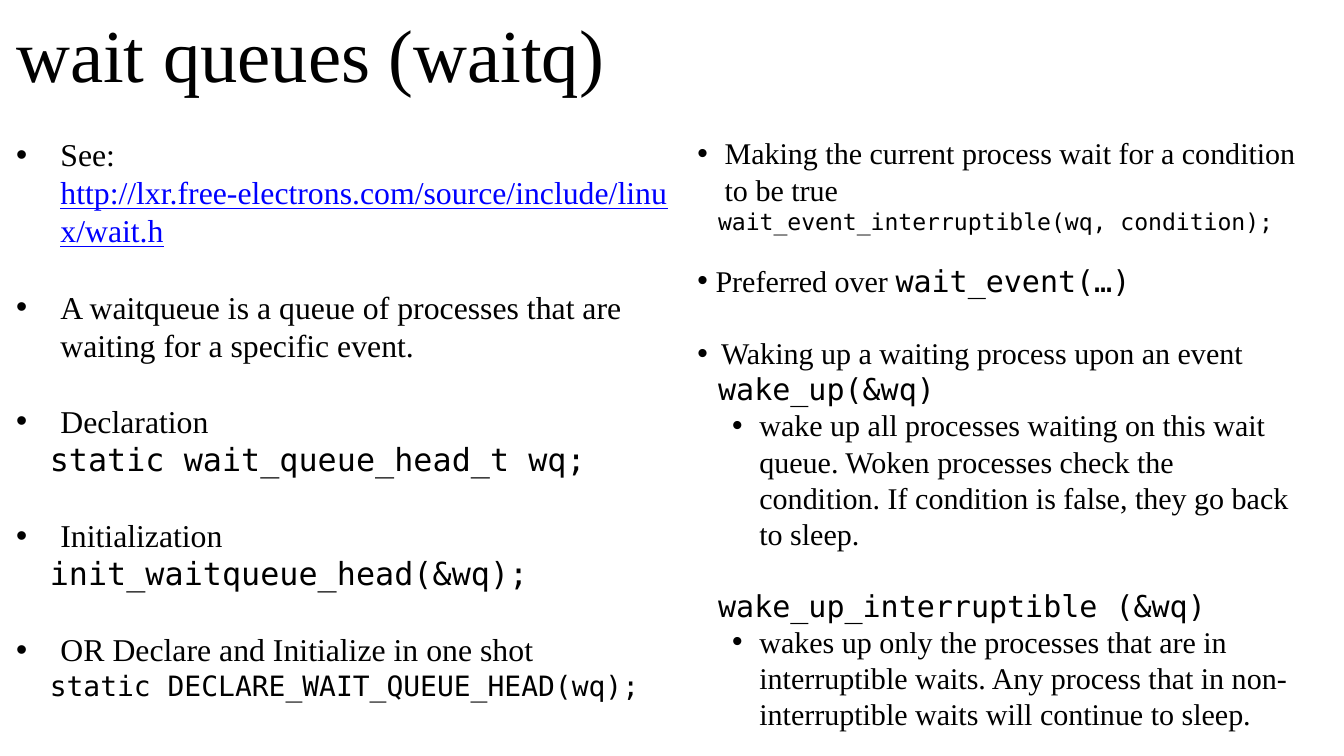
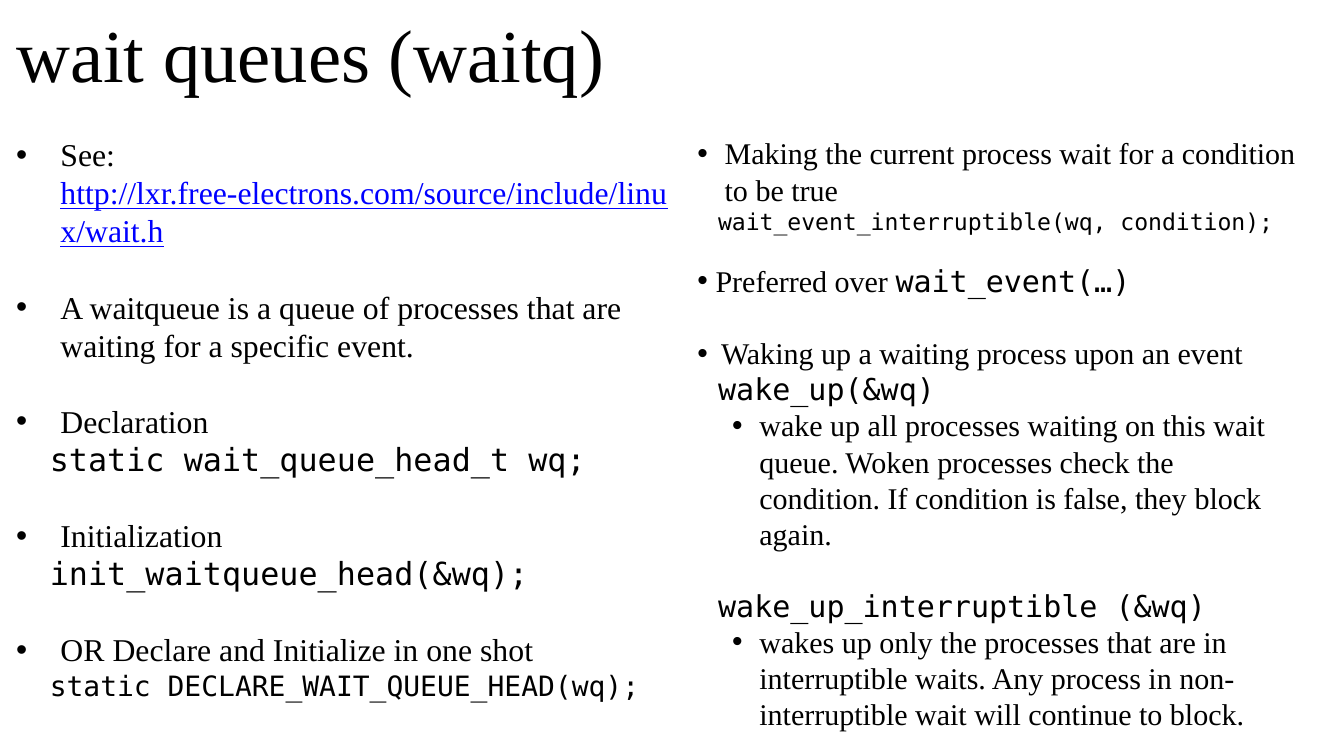
Before and after one commit to oscourse/oscourse.github.io, a slide deck: slide 5 of slides/semaphores_waitqs_kernel_api.pptx. Drawn at 1344x756 pixels with LibreOffice and Linux fonts; fonts in the diff are those of the drawing. Boxes give left, top, right and bottom in pixels: in the first picture for what was removed or moved away, otherwise in the second. Text is boxed around its words. In the diff, an @@ line names an element or a change of style, - is before the commit and + after.

```diff
--- a/slides/semaphores_waitqs_kernel_api.pptx
+++ b/slides/semaphores_waitqs_kernel_api.pptx
@@ text at [759, 415, 1265, 550]: text changed @@
-  • wake up all processes waiting on this wait queue. Woken processes check the condition. If condition is false, they go back to sleep.
+  • wake up all processes waiting on this wait queue. Woken processes check the condition. If condition is false, they block again.
@@ text at [759, 632, 1244, 731]: text changed @@
-  • wakes up only the processes that are in interruptible waits. Any process that in non-interruptible waits will continue to sleep.
+  • wakes up only the processes that are in interruptible waits. Any process in non-interruptible wait will continue to block.
```
Also in this commit, not shown: 1 other slide changed, 3 other files.
